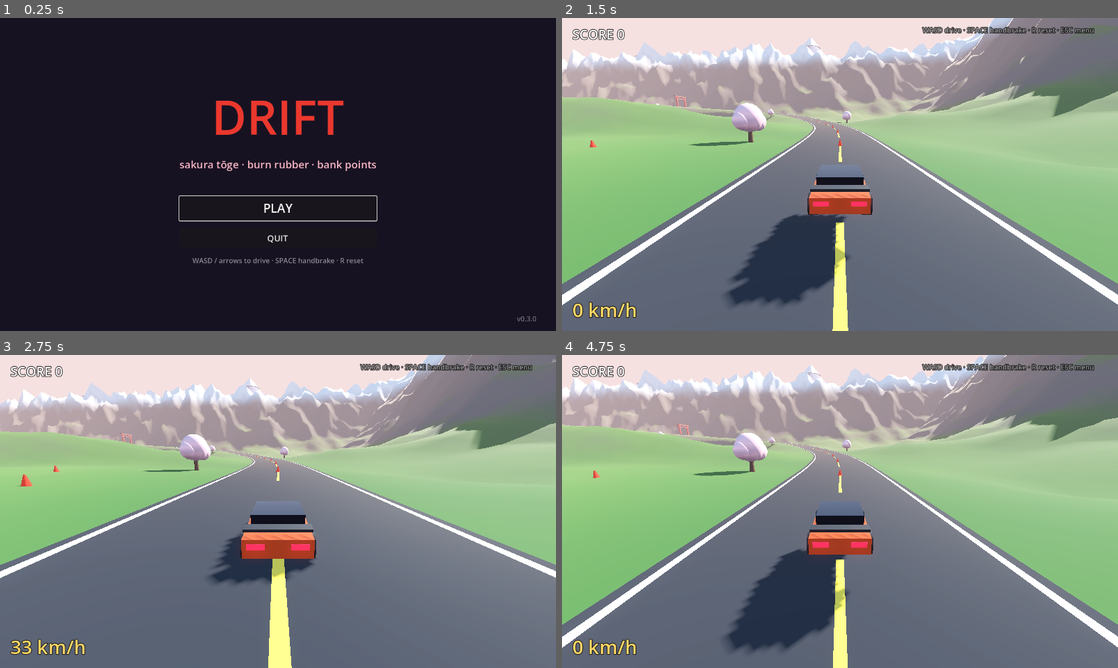
Above: before the commit, frames 1-4 (two rows, left to right).
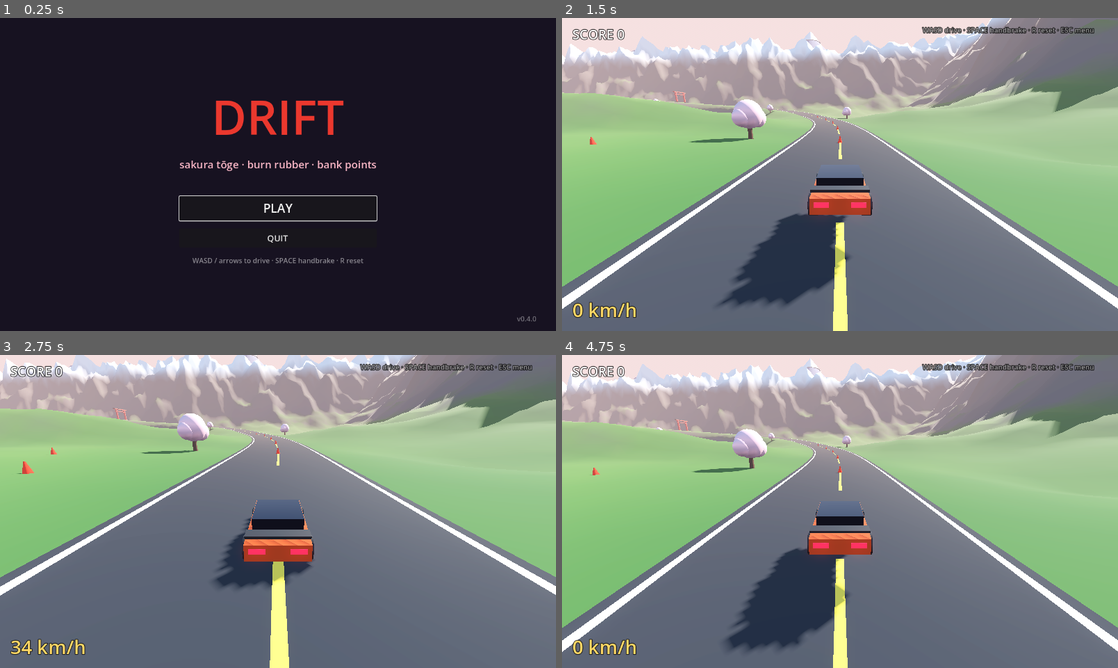
Above: after the commit, the same moments.

Repository: Sw0l1y/drift
Game: Godot game, scene res://scenes/MainMenu.tscn
Two runs of this game, one before a commit and one after it. Both use one fixed random seed, a clock stepped at 60 frames per second and the inputs below.
Inputs:
- Up to frame 1 (0.25 s): no input
- Up to frame 2 (1.5 s): click "PLAY" at 0.5 s; tap Enter at 1.25 s; hold D from 1.28 s (still down); hold R from 1.28 s (still down)
- Up to frame 3 (2.75 s): tap Space at 1.52, 2.27 s; release D at 2.03 s; release R at 2.03 s; hold S from 2.03 s (still down); tap Enter at 2.1 s
- Up to frame 4 (4.75 s): release S at 2.78 s; hold D 2.78-3.53 s; hold R 2.78-3.53 s; hold W 3.53-4.28 s; tap Enter at 3.6 s; tap Space at 3.77, 4.52 s; hold A from 4.28 s (still down); hold R from 4.28 s (still down)

The runs differ from the first frame. In frame 1, less than 0.1% of the frame differs, in the area x 94-96%, y 95-97%; in frame 2, 9.5%; in frame 3, 27%, in the area x 0-100%, y 0-100%; in frame 4, 9.4%.

Commit message:
v0.4.0 — slope-aware car physics
The car now pitches and rolls to match the terrain (smoothed basis
alignment to the floor normal) and all driving forces work in the
slope plane instead of the horizontal plane, so thrust runs along
hills rather than into them — uphill no longer stalls the car, and
crests/descents follow the ground smoothly.

Stability: stronger floor snapping, coyote-time grip through brief
airtime, and a short downward raycast keeps terrain alignment and
grip while skimming heightmap facet ridges at speed. Camera keeps a
level horizon while the chassis tilts. Silences the integer-division
warning in terrain generation.

Co-Authored-By: Claude Fable 5 <noreply@anthropic.com>

Diff:
--- a/project.godot
+++ b/project.godot
@@ -11,7 +11,7 @@
 [application]
 
 config/name="Drift"
-config/version="0.3.0"
+config/version="0.4.0"
 run/main_scene="res://scenes/MainMenu.tscn"
 config/features=PackedStringArray("4.6", "Forward Plus")
 config/icon="res://icon.svg"
--- a/scripts/Car.gd
+++ b/scripts/Car.gd
@@ -26,9 +26,13 @@
 var _smoke_r: GPUParticles3D
 var _steer_visual := 0.0
 var _steer := 0.0
+var _ground_n := Vector3.UP
+var _air_time := 0.0
 
 func _ready() -> void:
 	spawn_transform = global_transform
+	floor_snap_length = 2.5
+	floor_constant_speed = true
 	_build_visuals()
 	_build_collision()
 	_build_smoke()
@@ -47,9 +51,34 @@
 	if Input.is_physical_key_pressed(KEY_D) or Input.is_physical_key_pressed(KEY_RIGHT):
 		steer_input -= 1.0
 
+	# Pitch/roll the chassis to follow the terrain so thrust runs along
+	# the slope instead of digging into it. Brief airtime (bumps, crests)
+	# keeps the last ground normal and full grip — "coyote time" — so the
+	# car doesn't flicker between grounded and airborne handling.
+	var near_ground := false
+	if is_on_floor():
+		_ground_n = get_floor_normal()
+		_air_time = 0.0
+	else:
+		_air_time += delta
+		# Skimming over heightmap facet ridges at speed counts as driving:
+		# probe a short ray down to keep terrain alignment and grip.
+		var space := get_world_3d().direct_space_state
+		var query := PhysicsRayQueryParameters3D.create(
+			global_position + Vector3.UP, global_position + Vector3.DOWN * 2.5)
+		query.exclude = [get_rid()]
+		var hit := space.intersect_ray(query)
+		if hit:
+			near_ground = true
+			_ground_n = hit.normal
+	var grounded := is_on_floor() or near_ground or _air_time < 0.25
+	var ground_n := _ground_n if (grounded or _air_time < 0.6) else Vector3.UP
+	_align_to_ground(ground_n, grounded, delta)
+
+	var up := global_transform.basis.y
 	var forward := -global_transform.basis.z
-	var flat_vel := Vector3(velocity.x, 0.0, velocity.z)
-	var fwd_speed := flat_vel.dot(forward)
+	var plane_vel := velocity - ground_n * velocity.dot(ground_n)
+	var fwd_speed := plane_vel.dot(forward)
 
 	# Keyboard steering is smoothed (~0.2s to full lock, faster release)
 	# so taps allow fine corrections instead of instant full lock.
@@ -63,32 +92,44 @@
 		# so the car can't wind itself into a flat spin.
 		steer_strength *= 1.25 * clampf(1.0 - (drift_angle - 0.55) / 0.9, 0.4, 1.0)
 	var steer_dir := 1.0 if fwd_speed >= -0.5 else -1.0
-	rotate_y(_steer * STEER_RATE * steer_strength * steer_dir * delta)
+	global_transform.basis = global_transform.basis.rotated(
+		up, _steer * STEER_RATE * steer_strength * steer_dir * delta).orthonormalized()
 
 	# Alignment assist: the nose pulls back toward the velocity direction,
 	# strongly when steering is released, so slides straighten out instead
 	# of tightening into a spin.
-	if drift_angle > 0.2 and flat_vel.length() > 4.0:
+	if drift_angle > 0.2 and plane_vel.length() > 4.0:
 		var align_rate := 1.0 if absf(_steer) < 0.1 else 0.35
-		var cy := (-global_transform.basis.z).cross(flat_vel.normalized()).y
-		rotate_y(signf(cy) * minf(drift_angle, 1.0) * align_rate * delta)
+		var cy := (-global_transform.basis.z).cross(plane_vel.normalized()).dot(up)
+		global_transform.basis = global_transform.basis.rotated(
+			up, signf(cy) * minf(drift_angle, 1.0) * align_rate * delta).orthonormalized()
 	forward = -global_transform.basis.z
 
 	if throttle:
-		flat_vel += forward * ENGINE_POWER * delta
+		velocity += forward * ENGINE_POWER * delta
 	if brake:
 		if fwd_speed > 1.0:
-			flat_vel -= forward * BRAKE_POWER * delta
+			velocity -= forward * BRAKE_POWER * delta
 		else:
-			flat_vel -= forward * REVERSE_POWER * delta
-
-	fwd_speed = flat_vel.dot(forward)
-	var lateral := flat_vel - forward * fwd_speed
-	flat_speed = flat_vel.length()
+			velocity -= forward * REVERSE_POWER * delta
+
+	velocity += Vector3.DOWN * GRAVITY * delta
+	if is_on_floor():
+		# The ground supports the car: cancel velocity into the floor,
+		# then press lightly along the normal so snapping holds.
+		var into := velocity.dot(ground_n)
+		if into < 0.0:
+			velocity -= ground_n * into
+		velocity -= ground_n * 2.0 * delta
+
+	plane_vel = velocity - ground_n * velocity.dot(ground_n)
+	fwd_speed = plane_vel.dot(forward)
+	var lateral := plane_vel - forward * fwd_speed
+	flat_speed = plane_vel.length()
 
 	drift_angle = 0.0
 	if flat_speed > 4.0 and fwd_speed > 0.0:
-		drift_angle = forward.angle_to(flat_vel / flat_speed)
+		drift_angle = forward.angle_to(plane_vel / flat_speed)
 
 	var grip := BASE_GRIP
 	if handbrake:
@@ -96,36 +137,33 @@
 	elif drift_angle > 0.18:
 		# Once sliding, grip eases off so drifts sustain instead of snapping straight.
 		grip = lerpf(BASE_GRIP, DRIFT_GRIP, clampf(drift_angle / 0.9, 0.0, 0.85))
-	flat_vel -= lateral * clampf(grip * delta, 0.0, 1.0)
-
-	flat_vel = flat_vel.move_toward(Vector3.ZERO, ROLL_FRICTION * delta)
-	flat_vel -= flat_vel * clampf(DRAG * flat_speed * delta, 0.0, 1.0)
-	if handbrake:
-		flat_vel = flat_vel.move_toward(Vector3.ZERO, 4.0 * delta)
-	flat_vel = flat_vel.limit_length(MAX_SPEED)
-
-	velocity.x = flat_vel.x
-	velocity.z = flat_vel.z
-	velocity.y -= GRAVITY * delta
-
-	var pre_speed := flat_vel.length()
+	if not grounded:
+		grip = 0.0
+	velocity -= lateral * clampf(grip * delta, 0.0, 1.0)
+
+	if grounded:
+		velocity -= plane_vel.limit_length(ROLL_FRICTION * delta)
+		if handbrake:
+			velocity -= plane_vel.limit_length(4.0 * delta)
+	velocity -= plane_vel * clampf(DRAG * flat_speed * delta, 0.0, 1.0)
+
+	plane_vel = velocity - ground_n * velocity.dot(ground_n)
+	if plane_vel.length() > MAX_SPEED:
+		velocity -= plane_vel - plane_vel.limit_length(MAX_SPEED)
+
+	var pre_speed := plane_vel.length()
 	move_and_slide()
 
 	for i in get_slide_collision_count():
 		var col := get_slide_collision(i)
-		var normal := col.get_normal()
-		if normal.y < 0.5:
-			var collider := col.get_collider()
-			if collider is RigidBody3D:
-				collider.apply_central_impulse(-normal * maxf(pre_speed, 4.0) * 0.9)
-				collider.apply_torque_impulse(Vector3(randf() - 0.5, randf() - 0.5, randf() - 0.5) * pre_speed * 0.4)
-			else:
-				var lost := pre_speed - Vector3(velocity.x, 0.0, velocity.z).length()
-				if lost > 8.0:
-					crashed.emit(lost)
-
-	flat_speed = Vector3(velocity.x, 0.0, velocity.z).length()
-	is_drifting = drift_angle > 0.26 and flat_speed > 7.0 and is_on_floor()
+		if col.get_normal().y < 0.5:
+			var post := velocity - ground_n * velocity.dot(ground_n)
+			var lost := pre_speed - post.length()
+			if lost > 8.0:
+				crashed.emit(lost)
+
+	flat_speed = (velocity - ground_n * velocity.dot(ground_n)).length()
+	is_drifting = drift_angle > 0.26 and flat_speed > 7.0 and grounded
 
 	_smoke_l.emitting = is_drifting
 	_smoke_r.emitting = is_drifting
@@ -138,6 +176,17 @@
 	drift_angle = 0.0
 	flat_speed = 0.0
 	_steer = 0.0
+
+func _align_to_ground(n: Vector3, grounded: bool, delta: float) -> void:
+	var rate := 12.0 if grounded else 2.5
+	var w := 1.0 - exp(-rate * delta)
+	var new_up := global_transform.basis.y.slerp(n, w).normalized()
+	var x_axis := new_up.cross(global_transform.basis.z)
+	if x_axis.length_squared() < 0.25:
+		return
+	x_axis = x_axis.normalized()
+	var z_axis := x_axis.cross(new_up).normalized()
+	global_transform.basis = Basis(x_axis, new_up, z_axis)
 
 func _update_visuals(steer_input: float, lateral: Vector3, delta: float) -> void:
 	_steer_visual = lerpf(_steer_visual, steer_input * 0.45, 1.0 - exp(-10.0 * delta))
--- a/scripts/ChaseCamera.gd
+++ b/scripts/ChaseCamera.gd
@@ -9,7 +9,11 @@
 func _physics_process(delta: float) -> void:
 	if target == null:
 		return
+	# Flatten the car's forward — the chassis pitches with terrain now,
+	# and the camera should stay level rather than dive on slopes.
 	var fwd := -target.global_transform.basis.z
+	fwd.y = 0.0
+	fwd = fwd.normalized() if fwd.length() > 0.01 else Vector3.FORWARD
 	var vel := Vector3(target.velocity.x, 0.0, target.velocity.z)
 	# Blend toward the velocity direction so the camera swings wide during drifts.
 	var look_dir := fwd
--- a/scripts/Main.gd
+++ b/scripts/Main.gd
@@ -1,6 +1,6 @@
 extends Node3D
 
-const VERSION := "0.3.0"
+const VERSION := "0.4.0"
 const CONE_POINTS := 75
 
 const MAP_SIZE := 800.0
@@ -260,6 +260,7 @@
 			var i11 := (zi + 1) * n + xi + 1
 			for idx: int in [i00, i10, i01, i01, i10, i11]:
 				var vx := (idx % n) * cell - half
+				@warning_ignore("integer_division")
 				var vz := (idx / n) * cell - half
 				st.set_color(colors[idx])
 				st.add_vertex(Vector3(vx, heights[idx], vz))
--- a/scripts/MainMenu.gd
+++ b/scripts/MainMenu.gd
@@ -1,6 +1,6 @@
 extends Control
 
-const VERSION := "0.3.0"
+const VERSION := "0.4.0"
 
 func _ready() -> void:
 	var bg := ColorRect.new()
